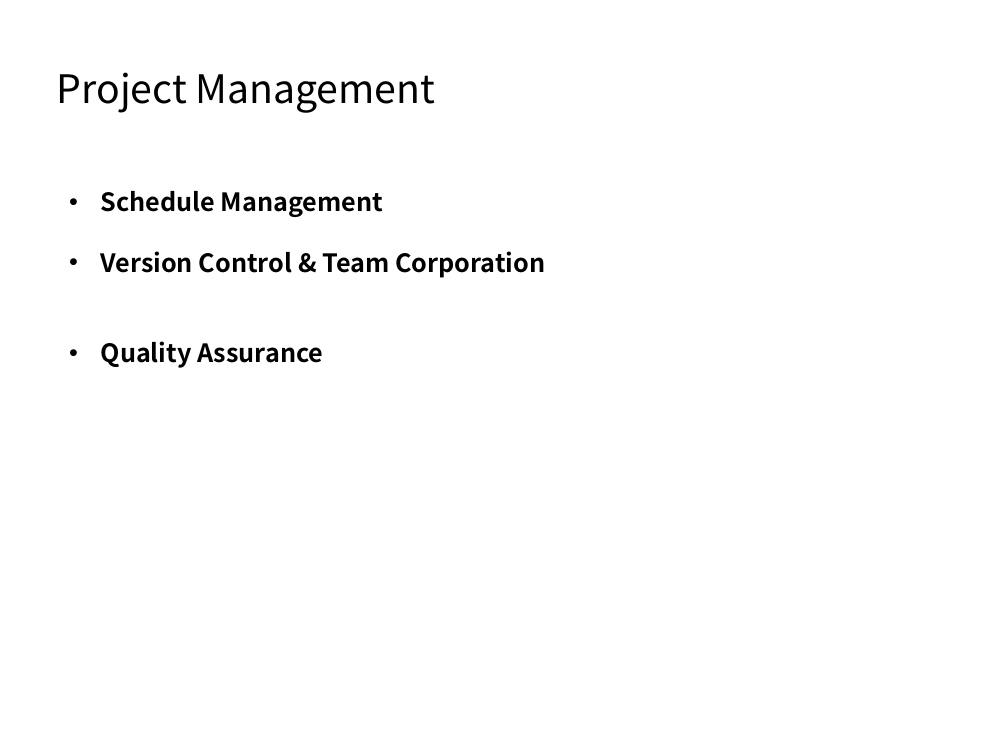
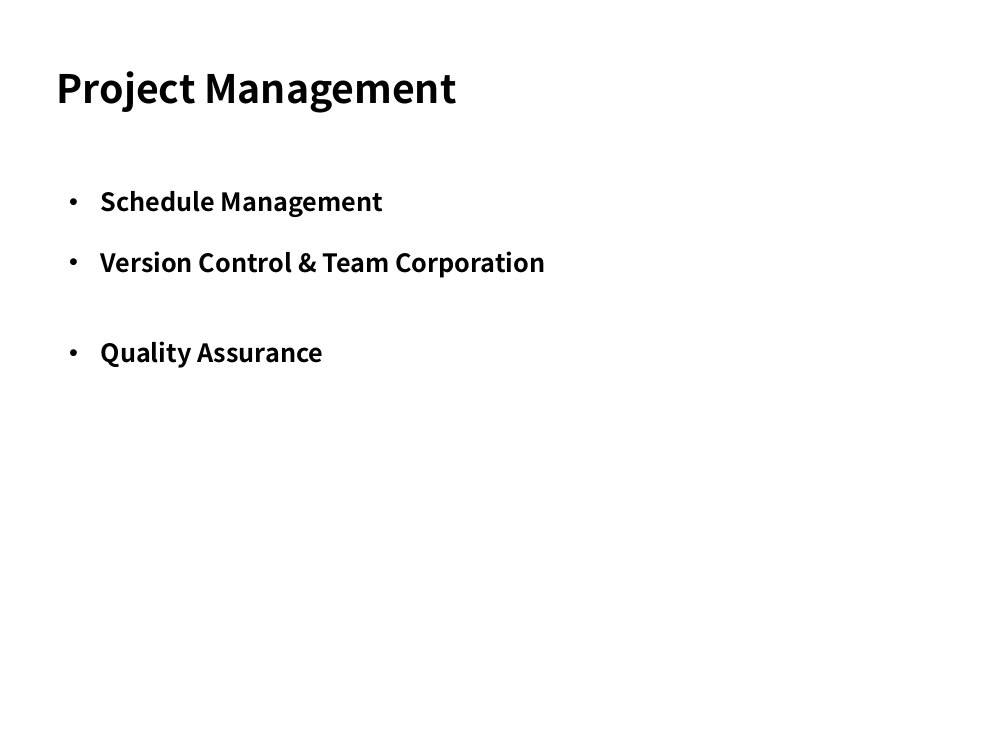
Before and after one commit to Dawn-Team/dawn, a slide deck: slide 3 of PancakeofMountHuang/Doc/Slides for first representation.pptx. Drawn at 1008x756 pixels with LibreOffice and Linux fonts; fonts in the diff are those of the drawing. Boxes give left, top, right and bottom in pixels: in the first picture for what was removed or moved away, otherwise in the second. Text is boxed around its words. In the diff, an @@ line names an element or a change of style, - is before the commit and + after.

```diff
--- a/PancakeofMountHuang/Doc/Slides for first representation.pptx
+++ b/PancakeofMountHuang/Doc/Slides for first representation.pptx
@@ text "Project Management" at [57, 71, 456, 113]: bold on @@
```
Also in this commit, not shown: 2 other slides changed, 2 slides added.
